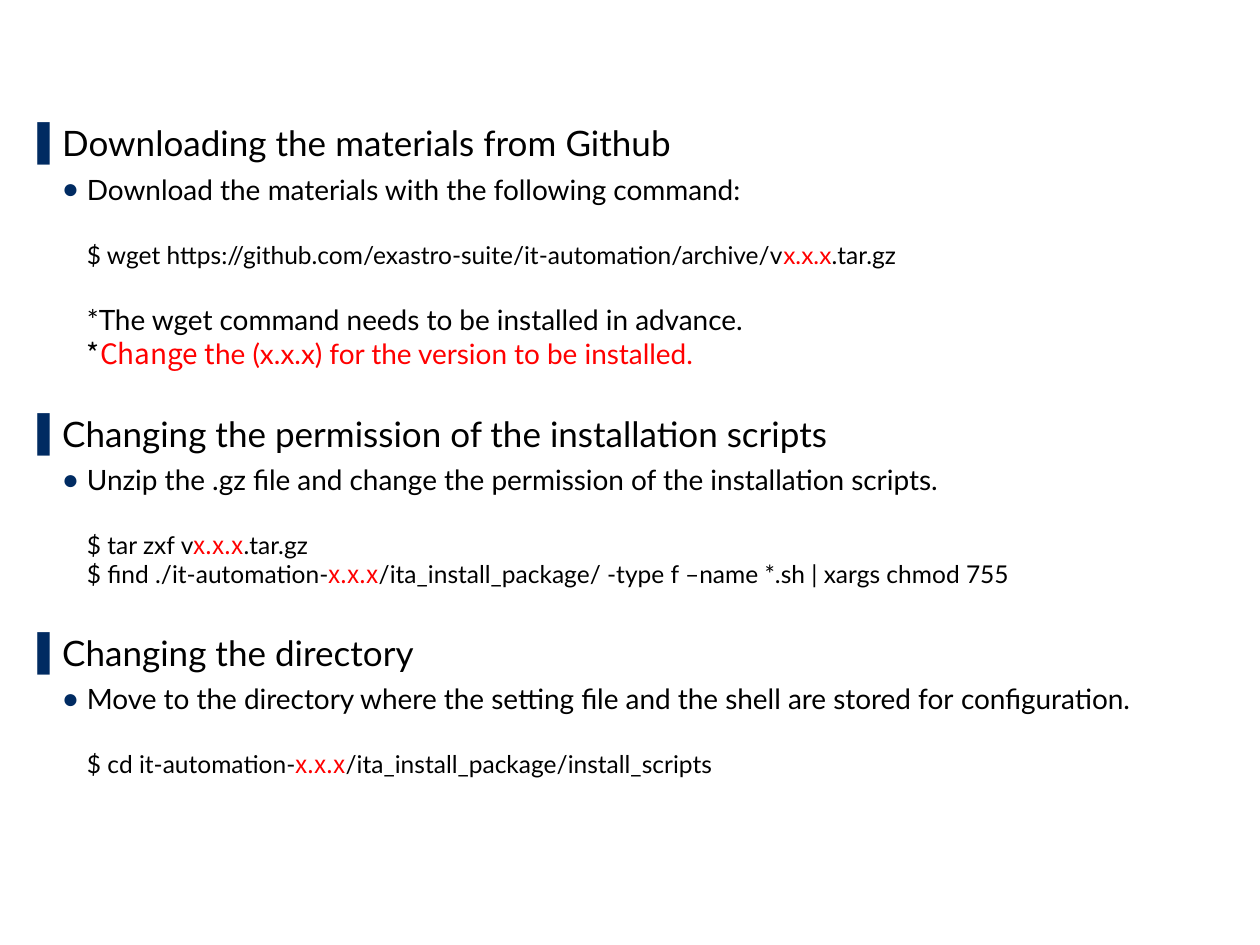
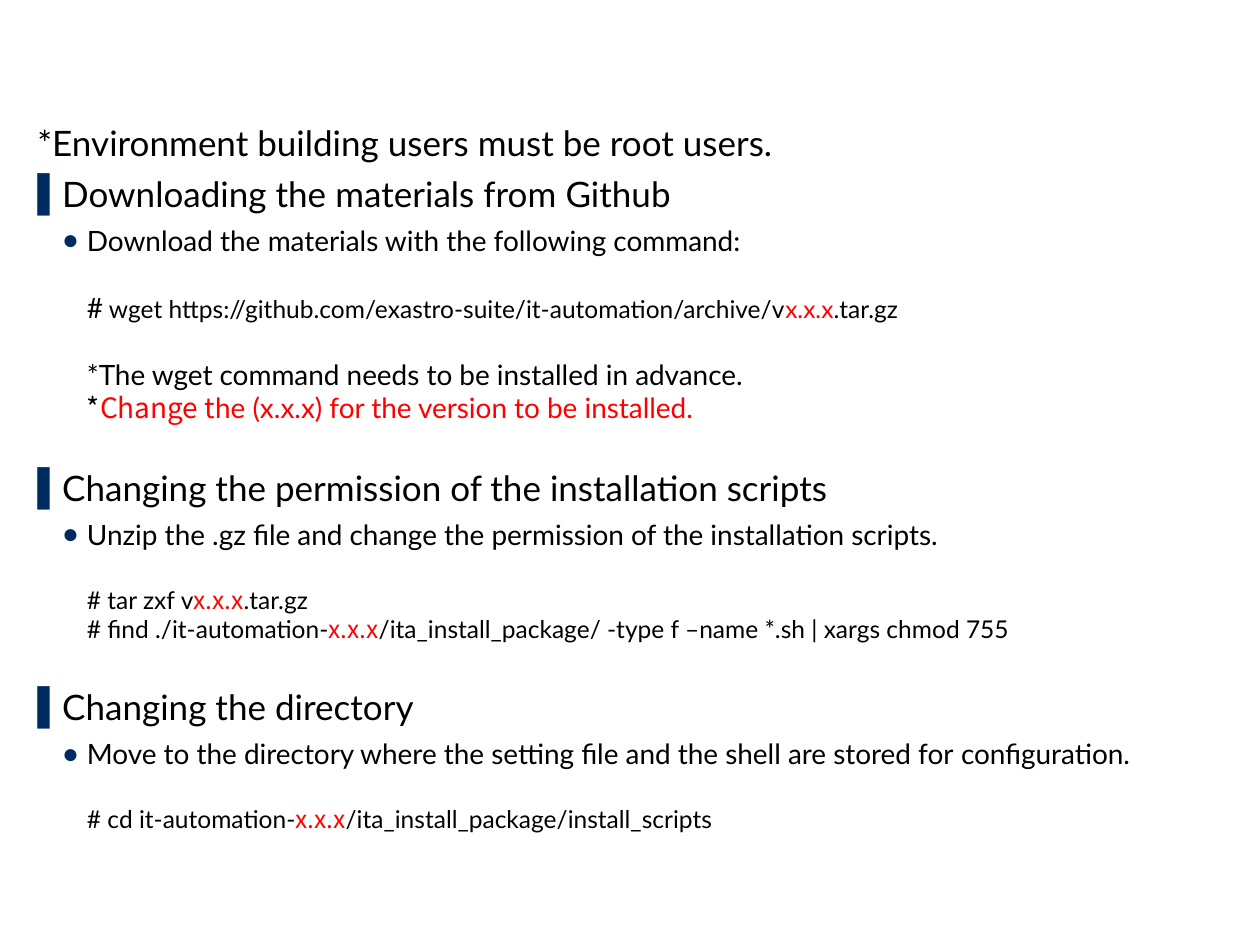
Before and after one commit to exastro-suite/it-automation-docs, a slide deck: slide 13 of asset/Learn/ITA-online-install_en.pptx. Drawn at 1260x945 pixels with LibreOffice and Linux fonts; fonts in the diff are those of the drawing; background and template pictures are left out. Boxes give left, top, right and bottom in pixels: in the first picture for what was removed or moved away, otherwise in the second. Text is boxed around its words. In the diff, an @@ line names an element or a change of style, - is before the commit and + after.

```diff
--- a/asset/Learn/ITA-online-install_en.pptx
+++ b/asset/Learn/ITA-online-install_en.pptx
@@ text at box(37, 129, 772, 163): paragraph added @@
+*Environment building users must be root users.
@@ text at box(87, 230, 898, 425): text changed @@
-  ● Download the materials with the following command:
-    $ wget https://github.com/exastro-suite/it-automation/archive/vx.x.x.tar.gz
-    *The wget command needs to be installed in advance.
-    *Change the (x.x.x) for the version to be installed.
+  ● Download the materials with the following command:
+    # wget https://github.com/exastro-suite/it-automation/archive/vx.x.x.tar.gz
+    *The wget command needs to be installed in advance.
+    *Change the (x.x.x) for the version to be installed.
@@ text at box(87, 524, 1009, 643): text changed @@
-  ● Unzip the .gz file and change the permission of the installation scripts.
-    $ tar zxf vx.x.x.tar.gz
-    $ find ./it-automation-x.x.x/ita_install_package/ -type f –name *.sh | xargs chmod 755
+  ● Unzip the .gz file and change the permission of the installation scripts.
+    # tar zxf vx.x.x.tar.gz
+    # find ./it-automation-x.x.x/ita_install_package/ -type f –name *.sh | xargs chmod 755
@@ text at box(87, 743, 1130, 833): text changed @@
-  ● Move to the directory where the setting file and the shell are stored for configuration.
-    $ cd it-automation-x.x.x/ita_install_package/install_scripts
+  ● Move to the directory where the setting file and the shell are stored for configuration.
+    # cd it-automation-x.x.x/ita_install_package/install_scripts
```
Also in this commit, not shown: 13 other slides changed, 5 other files.
